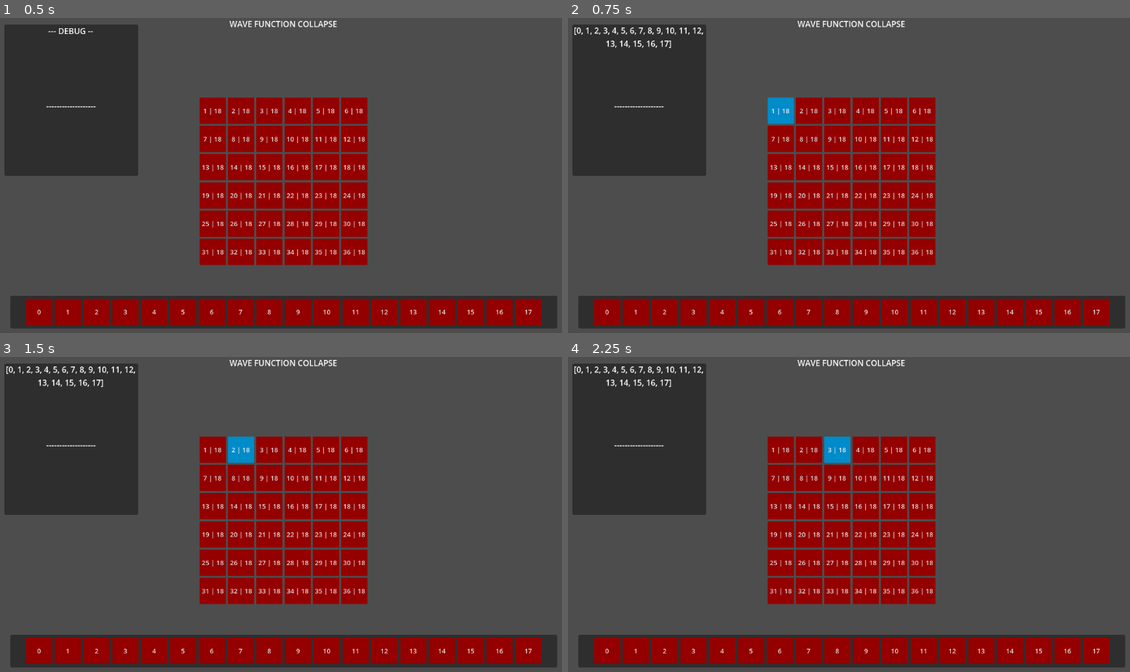
Above: before the commit, frames 1-4 (two rows, left to right).
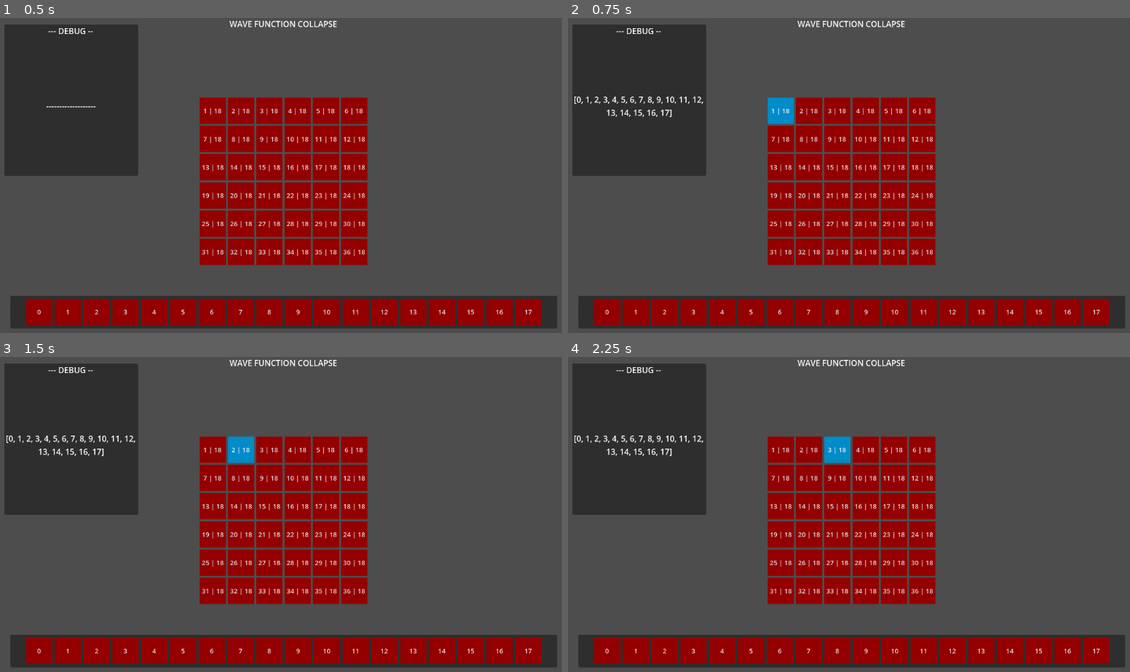
Above: after the commit, the same moments.

Repository: Sketh14/WaveFuncCollapse
Game: Godot game, scene res://Scenes/Main02.tscn
Same seed, same stepped clock (60 frames per second), same inputs: the game is played once before the commit and once after it.
Inputs:
- Up to frame 1 (0.5 s): no input
- Up to frame 2 (0.75 s): click "1 | 18" at 0.5 s
- Up to frame 3 (1.5 s): click "2 | 18" at 1.25 s
- Up to frame 4 (2.25 s): click "3 | 18" at 2 s

Frame 1 is identical in both runs. In frame 2, 0.6% of the frame differs, in the area x 1-25%, y 3-32%; in frame 3, 0.6%; in frame 4, 0.6%.

Commit message:
Turn off Tiles | Button press logic change
- Scripts
	(-) MainUIController_1
		[=] Separate function for calling WaveFunctionCollapse
		[=] Logic to turn all tiles off
		[=] Adding field to store currently selected Tile in tileMap of WaveFunctionCollapse
		[=] Calling to show available tiles from here
	(-) UITileController_1
		[=] Getting reference to MainUIController
			<~> Calling it on button press
	(-) UniversalConstants
		[=] Adding path to MainUIController

Diff:
--- a/Scenes/Main02.tscn
+++ b/Scenes/Main02.tscn
@@ -356,9 +356,10 @@
 
 [node name="WaveFunctionCollapse2" type="Node" parent="." node_paths=PackedStringArray("debugLabel")]
 script = ExtResource("2_f0agi")
-debugLabel = NodePath("../MainUI_Control/Debug_Panel/DebugBanner")
+debugLabel = NodePath("../MainUI_Control/Debug_Panel/DebugLabel2")
 gridDimension = Vector2i(6, 6)
 
-[node name="MainUiController_1" type="Node" parent="." node_paths=PackedStringArray("selectedTilesBts")]
+[node name="MainUiController_1" type="Node" parent="." node_paths=PackedStringArray("debugLabel", "selectedTilesBts")]
 script = ExtResource("5_f6myn")
+debugLabel = NodePath("../MainUI_Control/Debug_Panel/DebugLabel2")
 selectedTilesBts = [NodePath("../MainUI_Control/AvailableTiles_Panel/GridContainer/TileBt_0"), NodePath("../MainUI_Cont …(1258 unchanged characters)…
--- a/Scripts/UI/MainUIController_1.gd
+++ b/Scripts/UI/MainUIController_1.gd
@@ -1,8 +1,10 @@
 class_name MainUiController_1 extends Node
 
+@export var debugLabel: Label
 @export var selectedTilesBts: Array[Button]
 
 var waveFunctionHandler: WaveFunctionCollapse2
+var selectedTileIndexInMap = 0
 
 func _ready():
 	waveFunctionHandler = get_tree().get_root().get_node(UniversalConstants.waveFunctionScriptPath) as WaveFunctionCollapse2
@@ -12,5 +14,20 @@
 func InitializeButtons():
 	var btArrSize = selectedTilesBts.size()
 	for i in btArrSize:
-		# selectedTilesBts[i].connect("pressed", waveFunctionHandler.SetTile(0, i))
-		selectedTilesBts[i].connect("pressed", func(): print("Button Pressed : " + str(i)))
+		selectedTilesBts[i].connect("pressed", func(): SetTileViaWaveFunctionHandler(i))
+		selectedTilesBts[i].text = str(i)
+		# selectedTilesBts[i].connect("pressed", func(): print("Button Pressed : " + str(i)))
+
+func SetTileViaWaveFunctionHandler(btIndex: int):
+	waveFunctionHandler.SetTile(selectedTileIndexInMap, btIndex)
+
+func DisableAllTiles():
+	var btArrSize = selectedTilesBts.size()
+	for i in btArrSize:
+		selectedTilesBts[i].visible = false
+
+func SetCurrentAndShowAvailableTiles(tileID: int):
+	# print("Tile ID to check : " + str(tileID))
+	# Offset by 1 for buttons ID
+	selectedTileIndexInMap = tileID - 1
+	debugLabel.text = str(waveFunctionHandler.tileMap[selectedTileIndexInMap].tilesAvailable)
--- a/Scripts/UI/UITileController_1.gd
+++ b/Scripts/UI/UITileController_1.gd
@@ -1,3 +1,6 @@
+# TODO: Refactor this to MainUIController
+# 			[=] MainUiController to have an array of these so that each individual tile does not increase the load
+
 class_name UITileController_1 extends Control
 
 @export var btControl: Control
@@ -6,6 +9,7 @@
 # @export var tileID_Label: Label
 
 var waveFunctionHandler: WaveFunctionCollapse2
+var mainUIController: MainUiController_1
 
 func _ready():
 	"""
@@ -21,12 +25,14 @@
 	waveFunctionHandler = get_tree().get_root().get_node(UniversalConstants.waveFunctionScriptPath) as WaveFunctionCollapse2
 	waveFunctionHandler.tileDataInitialized_sig.connect(UpdateButtonText)
 
+	mainUIController = get_tree().get_root().get_node(UniversalConstants.mainUIControllerScriptPath) as MainUiController_1
+
 	# await get_tree().create_timer(1.0).timeout
 	# _on_tile_updated()
 
 func _on_tile_bt_pressed():
+	mainUIController.SetCurrentAndShowAvailableTiles(tileID)
 	# var tileIdsToDebug = str(tileID)
-	waveFunctionHandler.ShowAvailableTiles(tileID)
 	# tileID_Label.text = str(tileID)
 	"""
 	if global_position.distance_to(get_global_mouse_position()) < 5:
--- a/Scripts/UI_Alt/WaveFunctionCollapse2.gd
+++ b/Scripts/UI_Alt/WaveFunctionCollapse2.gd
@@ -24,7 +24,7 @@
 	LoadAdjacencyJson()
 	InitializeData()
 
-func ShowAvailableTiles(tileID: int):
+func SetCurrentAndShowAvailableTiles(tileID: int):
 	# print("Tile ID to check : " + str(tileID))
 	# Offset by 1 for buttons ID
 	debugLabel.text = str(tileMap[tileID - 1].tilesAvailable)
@@ -64,7 +64,7 @@
 ## Set a specific tile value and also check for the neighbouring tiles data
 func SetTile(tileMapIndex: int, valToSet: int):
 	if (tileMap.size() <= tileMapIndex || tileMapIndex < 0):
-		print("TileMap Size : " + str(tileMap.size()) + " | CurrentIndex1D : " + str(tileMapIndex))
+		print("TileMap Size : " + str(tileMap.size()) + " | CurrentIndex : " + str(tileMapIndex))
 		return
 
 	tileMap[tileMapIndex].currentTileIndex = valToSet
@@ -99,7 +99,7 @@
 func SetTilesToCheckData2(tileMapIndex: int):
 	# var currentIndex1D = (gridDimension.x * coOrdX) + coOrdY
 	var coOrdX = tileMapIndex / gridDimension.x
-	var coOrdY = tileMapIndex - (coOrdX * gridDimension.x) - 1 # For offset
+	var coOrdY = tileMapIndex - (coOrdX * gridDimension.x)
 	print("Setting Tile Data|  X[" + str(coOrdX) + "], Y[" + str(coOrdY) + "]")
 	return
 
--- a/Scripts/UniversalConstants.gd
+++ b/Scripts/UniversalConstants.gd
@@ -5,4 +5,5 @@
 const pressedColor = Color(0, 0.55, 0, 1)
 const textSize = 20
 const waveFunctionScriptPath = "Main02/WaveFunctionCollapse2"
+const mainUIControllerScriptPath = "Main02/MainUiController_1"
 const adjacencyJsonPath = "res://Resources/TileAdjacencyList.json"
Not shown, changed: Logs.txt
